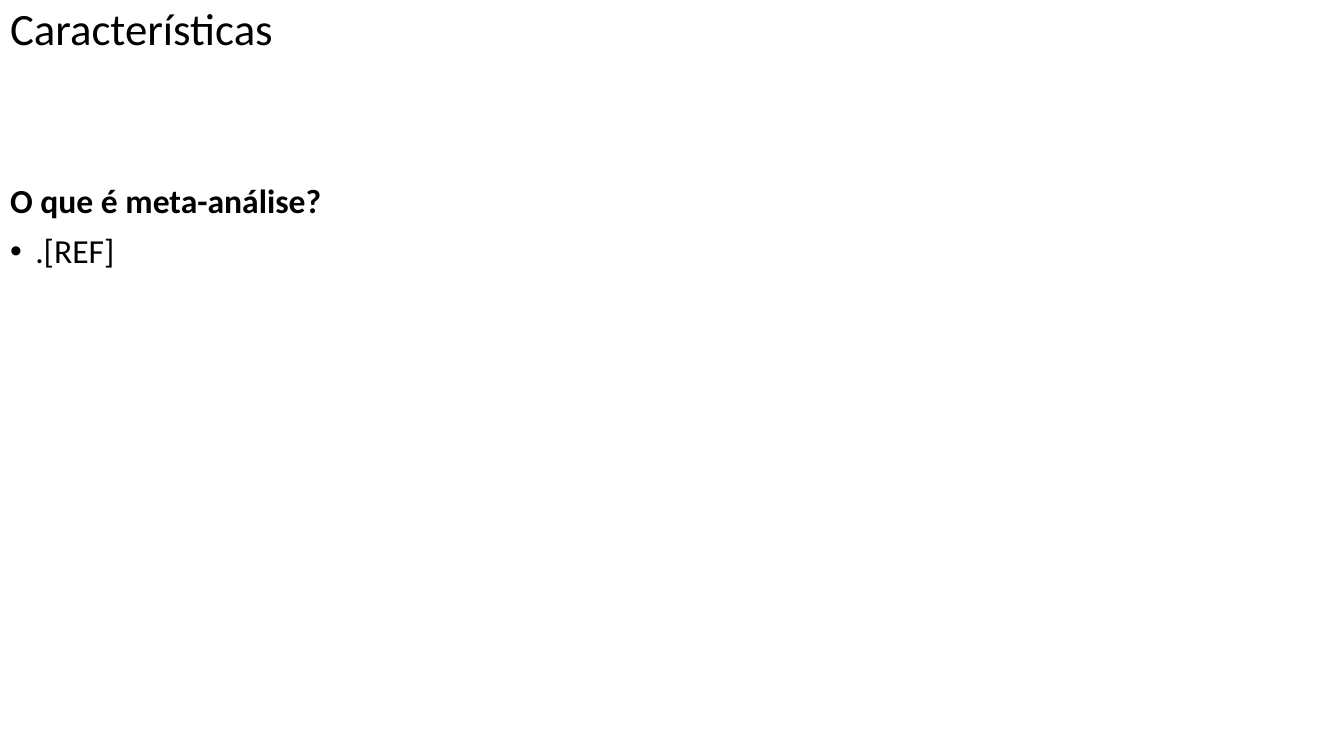
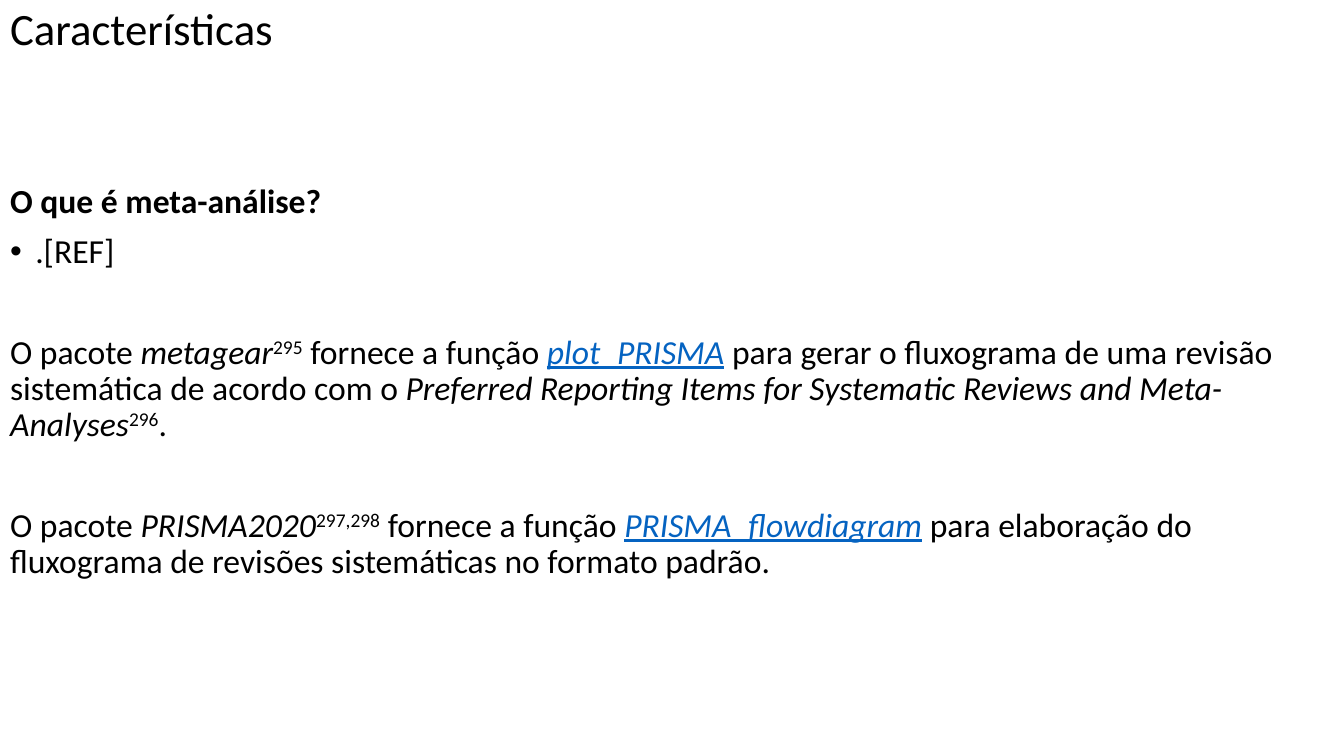
Before and after one commit to FerreiraAS/Ciencia-com-R, a slide deck: slide 200 of docs/Ciencia-com-R.pptx. Drawn at 1344x756 pixels with LibreOffice and Linux fonts; fonts in the diff are those of the drawing. Boxes give left, top, right and bottom in pixels: in the first picture for what was removed or moved away, otherwise in the second. Text is boxed around its words. In the diff, an @@ line names an element or a change of style, - is before the commit and + after.

```diff
--- a/docs/Ciencia-com-R.pptx
+++ b/docs/Ciencia-com-R.pptx
@@ text at (10, 340, 1273, 579): paragraphs added @@
+O pacote metagear295 fornece a função plot_PRISMA para gerar o fluxograma de uma revisão sistemática de acordo com o Preferred Reporting Items for Systematic Reviews and Meta-Analyses296.
+O pacote PRISMA2020297,298 fornece a função PRISMA_flowdiagram para elaboração do fluxograma de revisões sistemáticas no formato padrão.
```
Also in this commit, not shown: 7 other slides changed, 41 other files.
